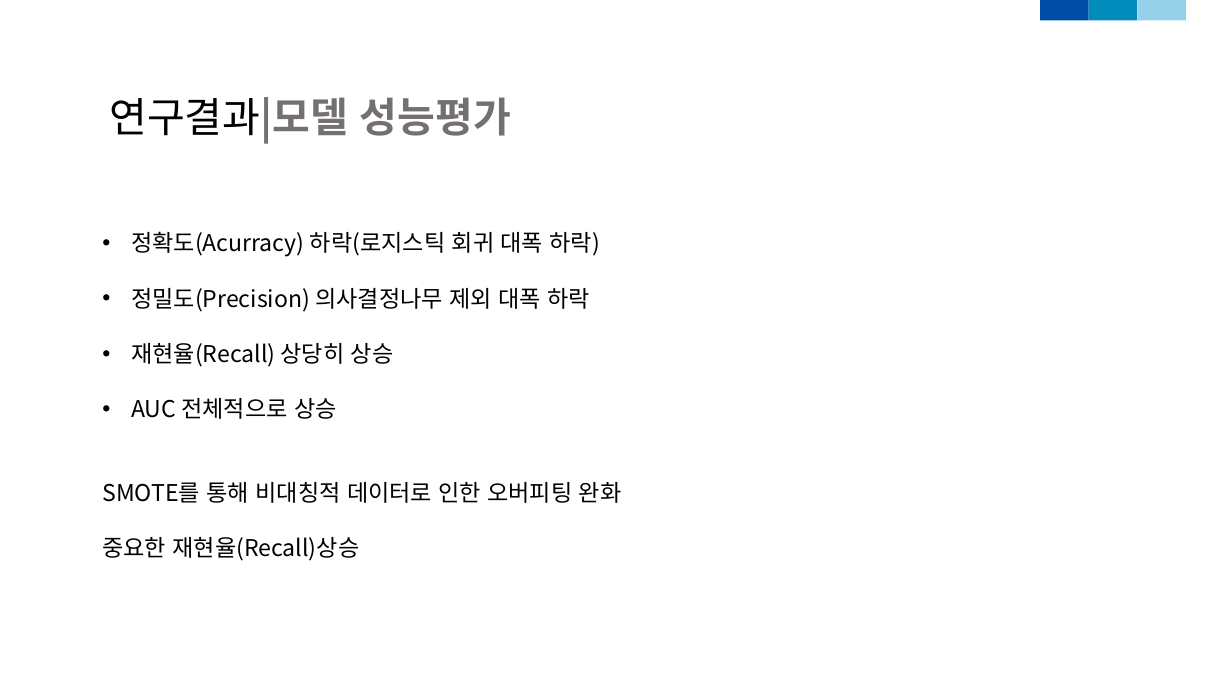
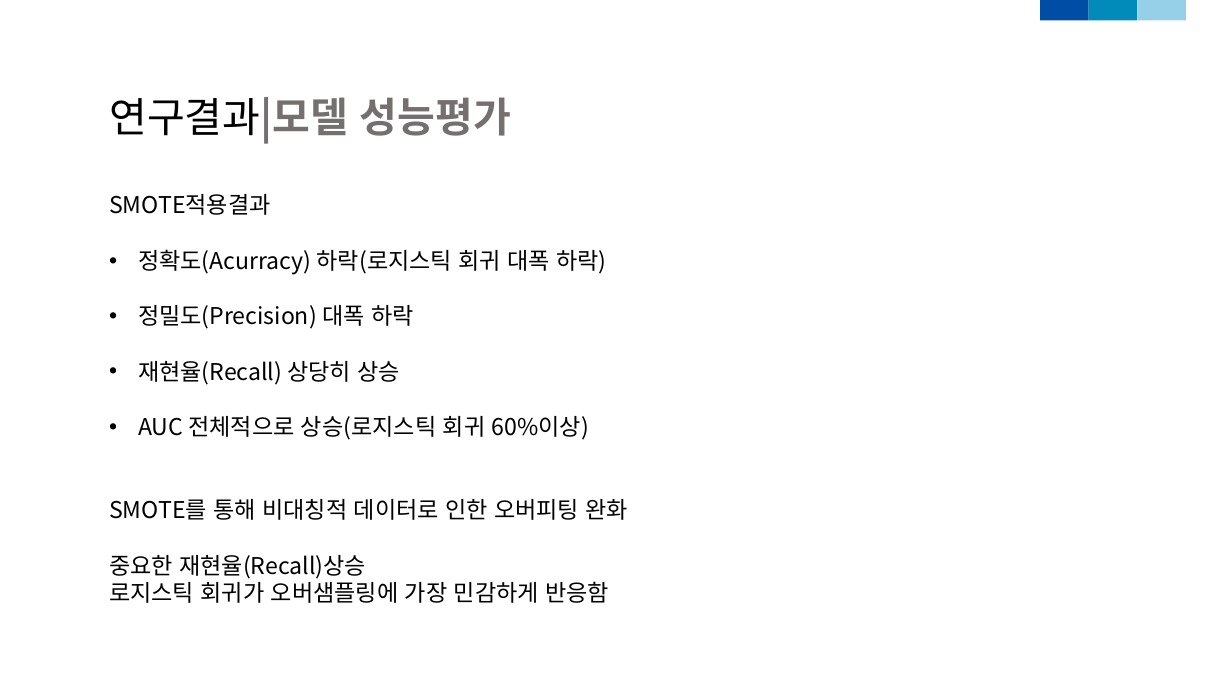
Before and after one commit to dudungE/Competition, a slide deck: slide 14 of ppt/부실가계탐지모형_2.pptx. Drawn at 1232x693 pixels with LibreOffice and Linux fonts; fonts in the diff are those of the drawing. Boxes give left, top, right and bottom in pixels: in the first picture for what was removed or moved away, otherwise in the second. Text is boxed around its words. In the diff, an @@ line names an element or a change of style, - is before the commit and + after.

```diff
--- a/ppt/부실가계탐지모형_2.pptx
+++ b/ppt/부실가계탐지모형_2.pptx
@@ text "SMOTE적용결과": place and size @@
-text "SMOTE적용결과" at (102,231,622,561)
+text "SMOTE적용결과" at (109,194,629,603)
@@ text at (109,194,270,215): paragraph added @@
+SMOTE적용결과
@@ text at (138,305,414,329): text changed @@
-• 정밀도(Precision) 의사결정나무 제외 대폭 하락
+• 정밀도(Precision) 대폭 하락
@@ text at (138,416,589,440): text changed @@
-• AUC 전체적으로 상승
+• AUC 전체적으로 상승(로지스틱 회귀 60%이상)
@@ text at (109,578,609,603): paragraph added @@
+로지스틱 회귀가 오버샘플링에 가장 민감하게 반응함
```
Also in this commit, not shown: 12 other slides changed, 1 slide added, 1 slide removed, 1 other file.
